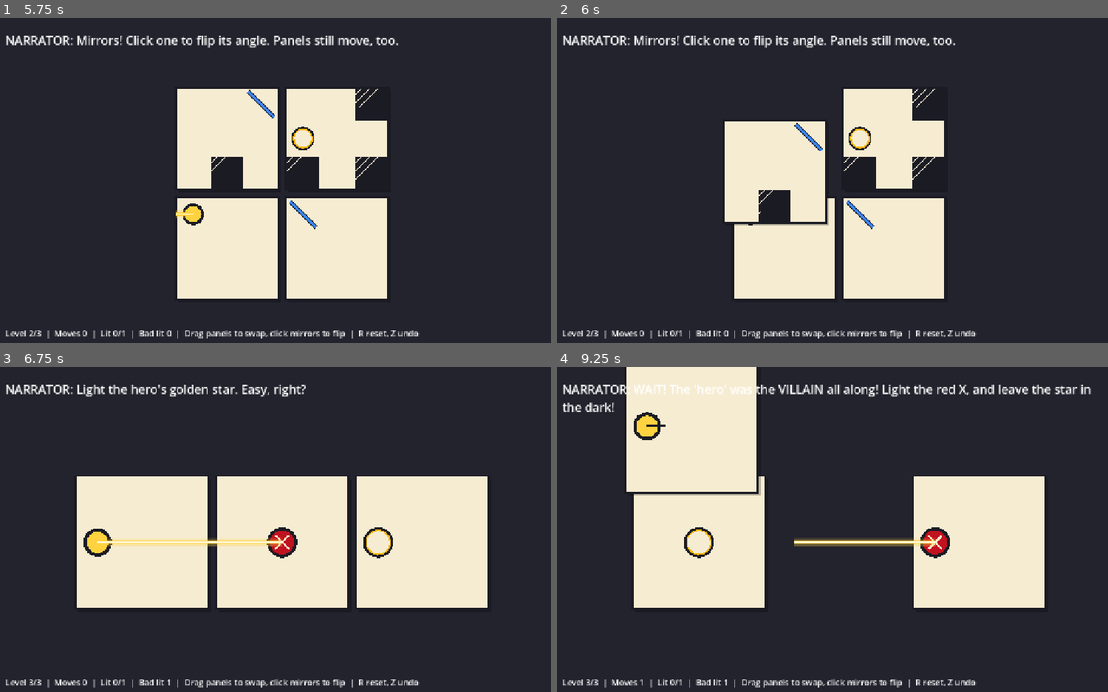
Above: before the commit, frames 1-4 (two rows, left to right).
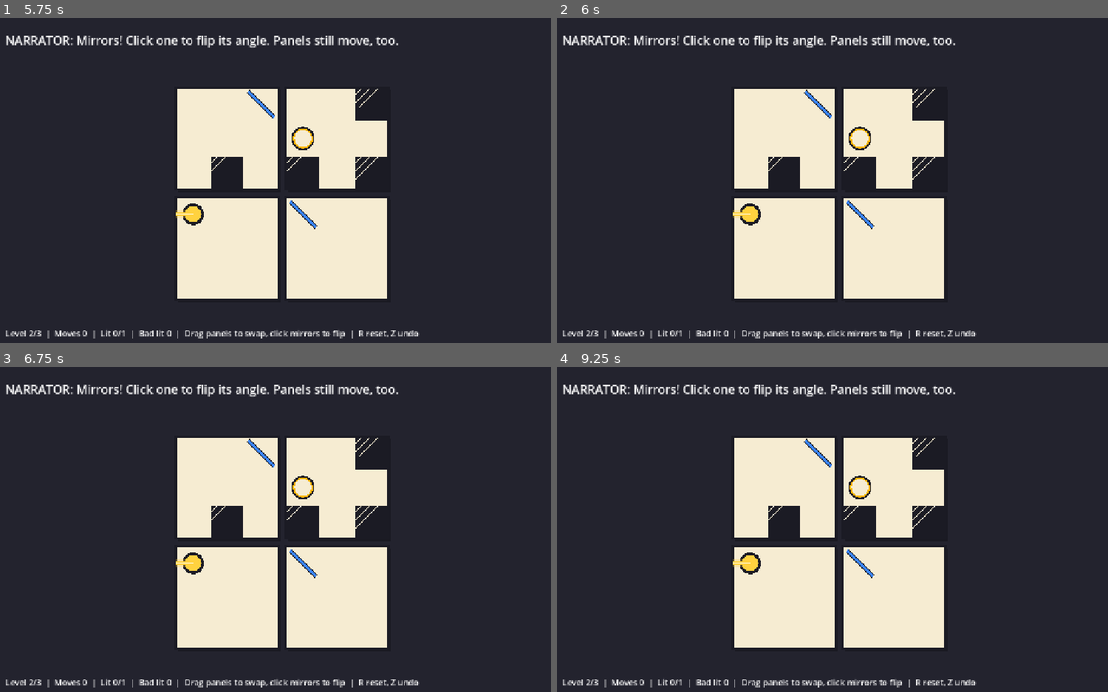
Above: after the commit, the same moments.

Repository: SankeerthNara/TGC-Game-Jam
Game: Godot game, scene res://scenes/main/main.tscn
The game is run twice, just before and just after one commit, with the same random seed, the same clock (stepped at 60 frames per second) and the same inputs.
Inputs (mouse positions are in pixels of both pictures, inside the frame that each line leads up to):
- Up to frame 1 (5.75 s): tap M every 0.75 s from 0.5 to 4.25 s; move the mouse to (413, 167) at 0.52 s; tap R at 0.6, 2.3, 5.1 s; click (413, 167) at 0.67 s; tap Z at 0.8, 3.6, 5.3 s; drag from (165, 200) to (253, 252) at 1.27 s; move the mouse to (341, 112) at 2.02 s; tap N at 2.1, 3.8 s; click (341, 112) at 2.17 s; drag from (253, 252) to (104, 135) at 2.77 s; move the mouse to (457, 232) at 3.52 s; click (457, 232) at 3.67 s; tap Escape (ui_cancel) at 4.15 s; drag from (104, 135) to (192, 102) at 4.27 s; move the mouse to (314, 183) at 5.02 s; click (314, 183) at 5.17 s
- Up to frame 2 (6 s): drag from (749, 102) to (722, 200) at 5.77 s
- Up to frame 3 (6.75 s): move the mouse to (413, 516) at 6.52 s; tap N at 6.6 s; click (413, 516) at 6.67 s
- Up to frame 4 (9.25 s): tap R at 6.8 s; drag from (722, 549) to (810, 601) at 7.27 s; move the mouse to (898, 461) at 8.02 s; tap Z at 8.1 s; click (898, 461) at 8.17 s; tap N at 8.3 s; drag from (810, 601) to (661, 484) at 8.77 s

Frame 1 is identical in both runs. In frame 2, 4.5% of the frame differs, in the area x 30-51%, y 21-64%; in frame 3, 29%; in frame 4, 41%, in the area x 1-97%, y 0-98%.

Commit message:
core: menu/pause/start state machine, UI hook, twist inversion look, EventBus requests
Co-Authored-By: Claude Sonnet 5.5 <noreply@anthropic.com>

Diff:
--- a/new-game-project/scripts/core/event_bus.gd
+++ b/new-game-project/scripts/core/event_bus.gd
@@ -12,3 +12,15 @@
 signal twist_triggered(kind: String) ## "flip"
 signal level_solved(index: int)
 signal game_finished
+
+## --- UI -> game requests (the UI emits these, main.gd acts on them) ---
+signal request_start_game ## main menu "Play"
+signal request_restart_level
+signal request_undo
+signal request_pause(paused: bool)
+signal request_quit_to_menu
+signal request_skip_level ## debug builds only
+
+## --- game -> UI state notifications ---
+signal game_state_changed(state: String) ## "menu", "playing", "paused", "ended"
+signal level_restarted
--- a/new-game-project/scripts/core/main.gd
+++ b/new-game-project/scripts/core/main.gd
@@ -3,10 +3,13 @@
 ## Contains a throwaway debug HUD; Antigravity's ui/ HUD replaces it by listening to EventBus.
 
 var model: PageModel
+const UI_SCENE := "res://ui/ui_root.tscn"
+
 var view: PageView
 var level_data: Dictionary
 var undo_stack: Array[Dictionary] = []
 var busy := false
+var state := "menu" ## menu | playing | paused | ended
 
 var _caption: Label
 var _info: Label
@@ -19,9 +22,50 @@
 	view.swap_requested.connect(_on_swap)
 	view.toggle_requested.connect(_on_toggle)
 	view.locked_panel_clicked.connect(_on_locked)
-	_build_debug_hud()
-	EventBus.caption_changed.connect(func(t: String) -> void: _caption.text = t)
-	start_level(GameState.level_index)
+	EventBus.request_start_game.connect(_start_game)
+	EventBus.request_restart_level.connect(func() -> void: if state == "playing": start_level(GameState.level_index); EventBus.level_restarted.emit())
+	EventBus.request_undo.connect(_undo)
+	EventBus.request_pause.connect(_set_paused)
+	EventBus.request_quit_to_menu.connect(_to_menu)
+	EventBus.request_skip_level.connect(func() -> void: if OS.is_debug_build() and state == "playing": _advance())
+	if ResourceLoader.exists(UI_SCENE):
+		add_child((load(UI_SCENE) as PackedScene).instantiate()) # Antigravity's UI replaces the debug HUD
+		_to_menu()
+	else:
+		_build_debug_hud()
+		EventBus.caption_changed.connect(func(t: String) -> void: _caption.text = t)
+		_start_game()
+
+
+func _set_state(s: String) -> void:
+	state = s
+	view.input_enabled = s == "playing" and not busy
+	EventBus.game_state_changed.emit(s)
+
+
+func _to_menu() -> void:
+	GameState.restart_game()
+	busy = false
+	_set_state("menu")
+
+
+func _start_game() -> void:
+	GameState.restart_game()
+	_set_state("playing")
+	start_level(0)
+
+
+func _set_paused(paused: bool) -> void:
+	if state == "playing" and paused:
+		_set_state("paused")
+	elif state == "paused" and not paused:
+		_set_state("playing")
+
+
+func _undo() -> void:
+	if state == "playing" and not busy and not undo_stack.is_empty():
+		model.restore(undo_stack.pop_back())
+		_refresh()
 
 
 func _build_debug_hud() -> void:
@@ -51,7 +95,7 @@
 	model = PageModel.from_data(level_data)
 	undo_stack.clear()
 	busy = false
-	view.input_enabled = true
+	view.input_enabled = state == "playing"
 	view.set_model(model)
 	EventBus.level_loaded.emit(index, level_data)
 	EventBus.caption_changed.emit(level_data.get("caption_intro", ""))
@@ -64,7 +108,7 @@
 
 
 func _on_swap(a: int, b: int) -> void:
-	if busy:
+	if busy or state != "playing":
 		return
 	_push_undo()
 	if model.swap_panels(a, b):
@@ -75,7 +119,7 @@
 
 
 func _on_toggle(cell: Vector2i) -> void:
-	if busy:
+	if busy or state != "playing":
 		return
 	_push_undo()
 	if model.toggle_mirror(cell):
@@ -91,14 +135,17 @@
 
 
 func _unhandled_key_input(event: InputEvent) -> void:
-	if not event.is_pressed() or busy:
+	if not event.is_pressed() or not event is InputEventKey:
 		return
-	if event.is_action_pressed("ui_cancel") or (event is InputEventKey and event.keycode == KEY_R):
-		start_level(GameState.level_index)
-	elif event is InputEventKey and event.keycode == KEY_Z and not undo_stack.is_empty():
-		model.restore(undo_stack.pop_back())
-		_refresh()
-	elif OS.is_debug_build() and event is InputEventKey and event.keycode == KEY_N:
+	if event.keycode == KEY_ESCAPE and (state == "playing" or state == "paused"):
+		_set_paused(state == "playing")
+	elif state != "playing" or busy:
+		return
+	elif event.keycode == KEY_R:
+		EventBus.request_restart_level.emit()
+	elif event.keycode == KEY_Z:
+		_undo()
+	elif OS.is_debug_build() and event.keycode == KEY_N:
 		_advance()
 
 
@@ -122,13 +169,14 @@
 		EventBus.twist_triggered.emit("flip")
 		EventBus.caption_changed.emit(level_data.get("caption_twist", "Plot twist!"))
 		busy = false
-		view.input_enabled = true
+		view.input_enabled = state == "playing"
 		_refresh()
 		return
 	EventBus.level_solved.emit(GameState.level_index)
 	EventBus.caption_changed.emit(level_data.get("caption_solved", "Page complete."))
 	await get_tree().create_timer(2.2).timeout
-	_advance()
+	if state == "playing":
+		_advance()
 
 
 func _advance() -> void:
@@ -136,6 +184,9 @@
 		GameState.advance()
 		start_level(GameState.level_index)
 	else:
+		_set_state("ended")
 		EventBus.game_finished.emit()
-		EventBus.caption_changed.emit("THE END. (Press R to play again)")
-		GameState.restart_game()
+		EventBus.caption_changed.emit("THE END.")
+		if _caption != null: # debug HUD only: loop back to the start
+			await get_tree().create_timer(3.0).timeout
+			_start_game()
--- a/new-game-project/scripts/systems/page_view.gd
+++ b/new-game-project/scripts/systems/page_view.gd
@@ -8,8 +8,10 @@
 signal locked_panel_clicked(panel: int)
 
 const GUTTER := 16.0
-const PAPER := Color("f6ecd2")
-const INK := Color("1b1b24")
+const PAPER_NORMAL := Color("f6ecd2")
+const INK_NORMAL := Color("1b1b24")
+const PAPER_TWIST := Color("2b1763") ## negative-print inversion after the narrator's twist
+const INK_TWIST := Color("f1e9ff")
 const BEAM := Color("ffd23f")
 const BEAM_CORE := Color("fffbe6")
 const GOOD := Color("ffb703")
@@ -18,6 +20,8 @@
 const FIXED_COLOR := Color("6c757d")
 
 var model: PageModel
+var _paper := PAPER_NORMAL
+var _ink := INK_NORMAL
 var trace: Dictionary = {"paths": [], "lit": {}}
 var input_enabled := true
 var cell_size := 64.0
@@ -137,6 +141,8 @@
 func _draw() -> void:
 	if model == null:
 		return
+	_paper = PAPER_TWIST if model.flipped else PAPER_NORMAL
+	_ink = INK_TWIST if model.flipped else INK_NORMAL
 	var off := Vector2(randf_range(-_shake, _shake), randf_range(-_shake, _shake)) if _shake > 0.0 else Vector2.ZERO
 	draw_set_transform(off)
 	for i in model.panel_count():
@@ -152,14 +158,14 @@
 	var r := panel_rect(panel)
 	r.position += shift
 	draw_rect(Rect2(r.position + Vector2(6, 6), r.size), Color(0, 0, 0, 0.25)) # drop shadow
-	draw_rect(r, PAPER)
+	draw_rect(r, _paper)
 	var o := model.panel_origin(panel)
 	for ly in model.ph:
 		for lx in model.pw:
 			var i := model.index_of(o + Vector2i(lx, ly))
 			var cr := Rect2(r.position + Vector2(lx, ly) * cell_size, Vector2(cell_size, cell_size))
 			_draw_cell(i, cr)
-	var border := INK if not model.locked.has(panel) else Color("8d0801")
+	var border := _ink if not model.locked.has(panel) else Color("8d0801")
 	draw_rect(r, border, false, 4.0)
 	if model.locked.has(panel):
 		draw_string(ThemeDB.fallback_font, r.position + Vector2(8, 22), "LOCKED", HORIZONTAL_ALIGNMENT_LEFT, -1, 16, border)
@@ -170,18 +176,18 @@
 	var s := cell_size
 	match model.kind[i]:
 		PageModel.Kind.WALL:
-			draw_rect(cr.grow(-3), INK)
+			draw_rect(cr.grow(-3), _ink)
 			for k in range(1, 4):
-				draw_line(cr.position + Vector2(0, s * k / 4.0), cr.position + Vector2(s * k / 4.0, 0), PAPER, 1.5)
+				draw_line(cr.position + Vector2(0, s * k / 4.0), cr.position + Vector2(s * k / 4.0, 0), _paper, 1.5)
 		PageModel.Kind.MIRROR_SLASH, PageModel.Kind.FIXED_SLASH:
 			_draw_mirror(c, s, true, model.kind[i] == PageModel.Kind.FIXED_SLASH)
 		PageModel.Kind.MIRROR_BACK, PageModel.Kind.FIXED_BACK:
 			_draw_mirror(c, s, false, model.kind[i] == PageModel.Kind.FIXED_BACK)
 		PageModel.Kind.EMITTER:
-			draw_circle(c, s * 0.32, INK)
+			draw_circle(c, s * 0.32, _ink)
 			draw_circle(c, s * 0.24, BEAM)
 			var d := Vector2(PageModel.DIRS[model.dir[i]])
-			draw_line(c, c + d * s * 0.42, INK, 5.0)
+			draw_line(c, c + d * s * 0.42, _ink, 5.0)
 		PageModel.Kind.TARGET_GOOD, PageModel.Kind.TARGET_BAD:
 			_draw_target(i, c, s)
 
@@ -190,7 +196,7 @@
 	var h := s * 0.38
 	var a := c + (Vector2(-h, h) if slash else Vector2(-h, -h))
 	var b := c + (Vector2(h, -h) if slash else Vector2(h, h))
-	draw_line(a, b, INK, 9.0)
+	draw_line(a, b, _ink, 9.0)
 	draw_line(a, b, FIXED_COLOR if fixed else MIRROR_COLOR, 5.0)
 
 
@@ -198,16 +204,16 @@
 	var good := model.target_is_good(i)
 	var lit: bool = trace["lit"].has(i)
 	var col := GOOD if good else BAD
-	draw_circle(c, s * 0.34, INK)
-	draw_circle(c, s * 0.27, col if lit else PAPER)
+	draw_circle(c, s * 0.34, _ink)
+	draw_circle(c, s * 0.27, col if lit else _paper)
 	if good:
 		draw_arc(c, s * 0.27, 0, TAU, 24, col, 3.0)
 		if lit:
 			draw_circle(c, s * 0.12, BEAM_CORE)
 	else:
 		var d := s * 0.15
-		draw_line(c + Vector2(-d, -d), c + Vector2(d, d), INK if not lit else PAPER, 4.0)
-		draw_line(c + Vector2(-d, d), c + Vector2(d, -d), INK if not lit else PAPER, 4.0)
+		draw_line(c + Vector2(-d, -d), c + Vector2(d, d), _ink if not lit else _paper, 4.0)
+		draw_line(c + Vector2(-d, d), c + Vector2(d, -d), _ink if not lit else _paper, 4.0)
 
 
 func _draw_beams() -> void:
Not shown, changed: docs/ARCHITECTURE.md
Not shown, changed: docs/TASKS.md
